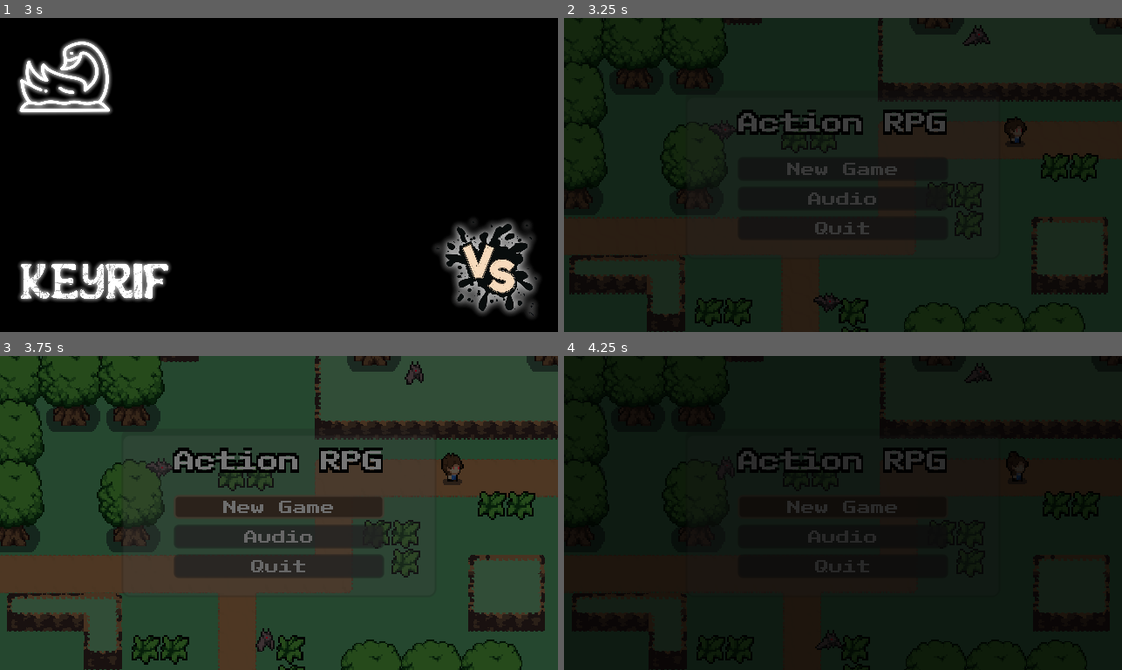
Above: before the commit, frames 1-4 (two rows, left to right).
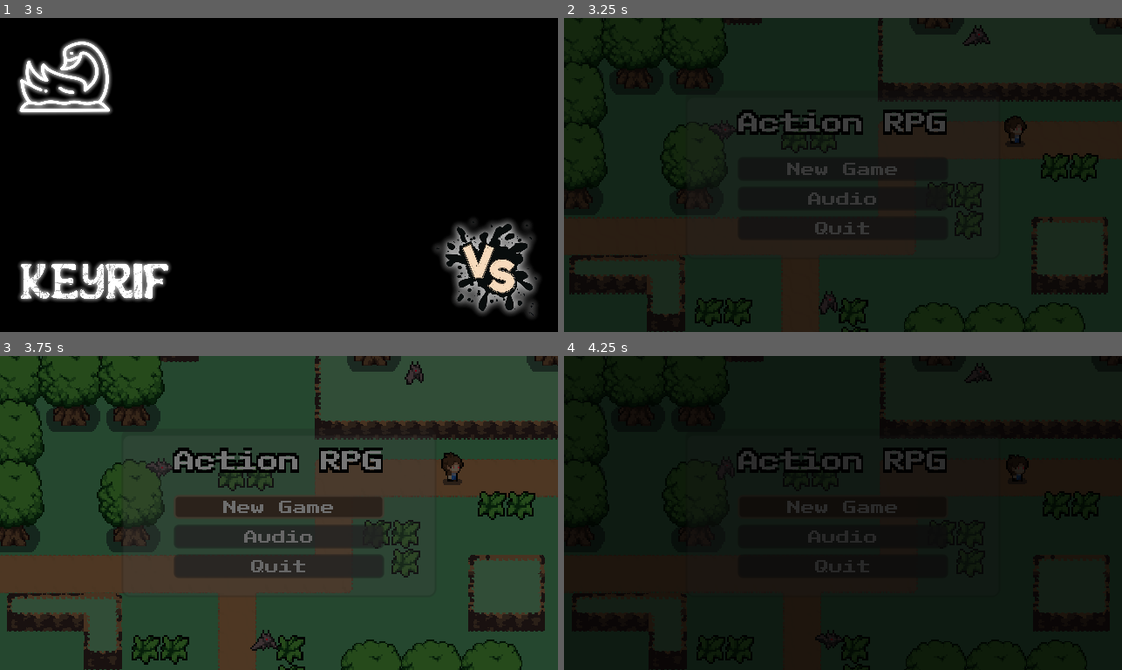
Above: after the commit, the same moments.

Repository: Zapzoop/pixelatedjam
Game: Godot game, scene res://boot.tscn
The game is run twice, just before and just after one commit, with the same random seed, the same clock (stepped at 60 frames per second) and the same inputs.
Inputs (mouse positions are in pixels of both pictures, inside the frame that each line leads up to):
- Up to frame 1 (3 s): tap Enter (ui_accept) at 0.5, 0.77, 1.25, 1.52, 2, 2.75 s; move the mouse to (401, 159) at 0.52 s; hold Right (ui_right) 0.53-1.28 s; hold E (action) 0.53-1.28 s; move the mouse to (167, 190) at 1.27 s; hold Down (ui_down) 1.28-2.03 s; tap E (action) at 1.35, 2.85 s; move the mouse to (334, 105) at 2.02 s; hold Right (ui_right) 2.03-2.78 s; hold E (action) 2.03-2.78 s; click (334, 105) at 2.1 s; move the mouse to (251, 237) at 2.77 s; hold Up (ui_up) from 2.78 s (still down)
- Up to frame 2 (3.25 s): keep holding Up (ui_up); tap Enter (ui_accept) at 3.02 s
- Up to frame 3 (3.75 s): release Up (ui_up) at 3.5 s; click "New Game" at 3.5 s
- Up to frame 4 (4.25 s): no input

Frame 1 is identical in both runs. In frame 2, 0.1% of the frame differs, in the area x 44-83%, y 31-95%; in frame 3, 0.2%, in the area x 44-84%, y 30-95%; in frame 4, less than 0.1%.

Commit message:
basic regen

Diff:
--- a/UI/main_menu/MainMenu.gd
+++ b/UI/main_menu/MainMenu.gd
@@ -4,6 +4,9 @@
 onready var fader = get_node("%Fader")
 onready var menu_box = get_node("MainMenuUI/RootUI/Panel/MenuBoxContainer")
 onready var audio_box = get_node("MainMenuUI/RootUI/Panel/AudioBoxContainer")
+
+
+
 
 func _ready() -> void:
 	toggle_audio_option(false)
--- a/UI/main_menu/MainMenu.tscn
+++ b/UI/main_menu/MainMenu.tscn
@@ -656,13 +656,14 @@
 scale = Vector2( 1.25, 1.25 )
 frames = SubResource( 53 )
 animation = "idle"
-frame = 5
+frame = 7
 playing = true
 
 [node name="Bat" type="AnimatedSprite" parent="."]
 position = Vector2( -10, 110 )
 scale = Vector2( 1.45, 1.4 )
 frames = SubResource( 64 )
+frame = 2
 playing = true
 
 [node name="Bat2" type="AnimatedSprite" parent="."]
--- a/dialogue/dialogarea.gd
+++ b/dialogue/dialogarea.gd
@@ -3,6 +3,7 @@
 export var text_key = "" #set the key here
 var area_active = false
 
+var player
 var display_label
 
 func _input(event):
@@ -13,6 +14,7 @@
 
 func _on_dialoguearea_area_entered(area):
 	display_label = area.get_child(1)
+	player = area.get_parent()
 	if not text_key in $"/root/SaveSystem".player["interacted"]:
 		display_label.visible = true
 		area_active = true
--- /dev/null
+++ b/save/save.gd
@@ -0,0 +1,36 @@
+extends StaticBody2D
+
+enum NamedEnum {SAVE, REGEN}
+export(NamedEnum) var State
+# Declare member variables here. Examples:
+# var a = 2
+# var b = "text"
+
+
+# Called when the node enters the scene tree for the first time.
+func _ready():
+	get_state()
+
+
+
+# Called every frame. 'delta' is the elapsed time since the previous frame.
+#func _process(delta):
+#	pass
+func get_state():
+	match State:
+		0:
+			make_save()
+		1:
+			print("regen")
+
+func make_save():
+	$Particles2D.visible = true
+	$WorldEnvironment.get_environment().glow_enabled = true
+	$Sprite2.visible = true
+
+func _input(event):
+	if event.is_action_pressed("action") and State == 1:
+		print("good")
+		if $dialoguearea.player.stats.health != 4:
+			print("how we are here")
+			$dialoguearea.player.stats.health += 1
--- a/save/save.tscn
+++ b/save/save.tscn
@@ -1,12 +1,52 @@
-[gd_scene load_steps=4 format=2]
+[gd_scene load_steps=11 format=2]
 
 [ext_resource path="res://save/save_struct.png" type="Texture" id=1]
 [ext_resource path="res://dialogue/dialoguearea.tscn" type="PackedScene" id=2]
+[ext_resource path="res://save/save.gd" type="Script" id=3]
+[ext_resource path="res://save/spotlight_7.png" type="Texture" id=4]
 
 [sub_resource type="RectangleShape2D" id=1]
 extents = Vector2( 32.5, 24 )
 
+[sub_resource type="Curve" id=2]
+max_value = 100.0
+_data = [ Vector2( 0, 19.324 ), 0.0, 0.0, 0, 0, Vector2( 0.994382, 74.7785 ), 449.495, 0.0, 0, 0 ]
+
+[sub_resource type="CurveTexture" id=3]
+curve = SubResource( 2 )
+
+[sub_resource type="ParticlesMaterial" id=4]
+emission_shape = 2
+emission_box_extents = Vector3( 20, 1, 1 )
+flag_disable_z = true
+direction = Vector3( 0, 100, 0 )
+gravity = Vector3( 0, -100, 0 )
+orbit_velocity = 0.0
+orbit_velocity_random = 0.0
+damping_curve = SubResource( 3 )
+color = Color( 0.5, 5, 0.5, 1 )
+hue_variation = 0.18
+hue_variation_random = 0.45
+
+[sub_resource type="Environment" id=5]
+background_mode = 4
+glow_enabled = true
+glow_levels/4 = true
+glow_levels/6 = true
+glow_intensity = 0.5
+glow_strength = 0.9
+glow_blend_mode = 1
+glow_hdr_threshold = 2.0
+glow_hdr_luminance_cap = 132.69
+glow_bicubic_upscale = true
+glow_high_quality = true
+
+[sub_resource type="CanvasItemMaterial" id=6]
+blend_mode = 1
+
 [node name="Sprite" type="StaticBody2D"]
+script = ExtResource( 3 )
+State = 1
 
 [node name="Sprite" type="Sprite" parent="."]
 texture = ExtResource( 1 )
@@ -22,4 +62,19 @@
 [node name="CollisionShape2D" parent="dialoguearea" index="0"]
 shape = SubResource( 1 )
 
+[node name="Particles2D" type="Particles2D" parent="."]
+position = Vector2( 0, 8 )
+amount = 50
+process_material = SubResource( 4 )
+
+[node name="WorldEnvironment" type="WorldEnvironment" parent="."]
+environment = SubResource( 5 )
+
+[node name="Sprite2" type="Sprite" parent="."]
+modulate = Color( 0.5, 1, 2, 1 )
+material = SubResource( 6 )
+position = Vector2( -9.53674e-07, -24 )
+scale = Vector2( 1, 0.296875 )
+texture = ExtResource( 4 )
+
 [editable path="dialoguearea"]
Binary file added: save/spotlight_7.png
Not shown, added: save/spotlight_7.png.import
